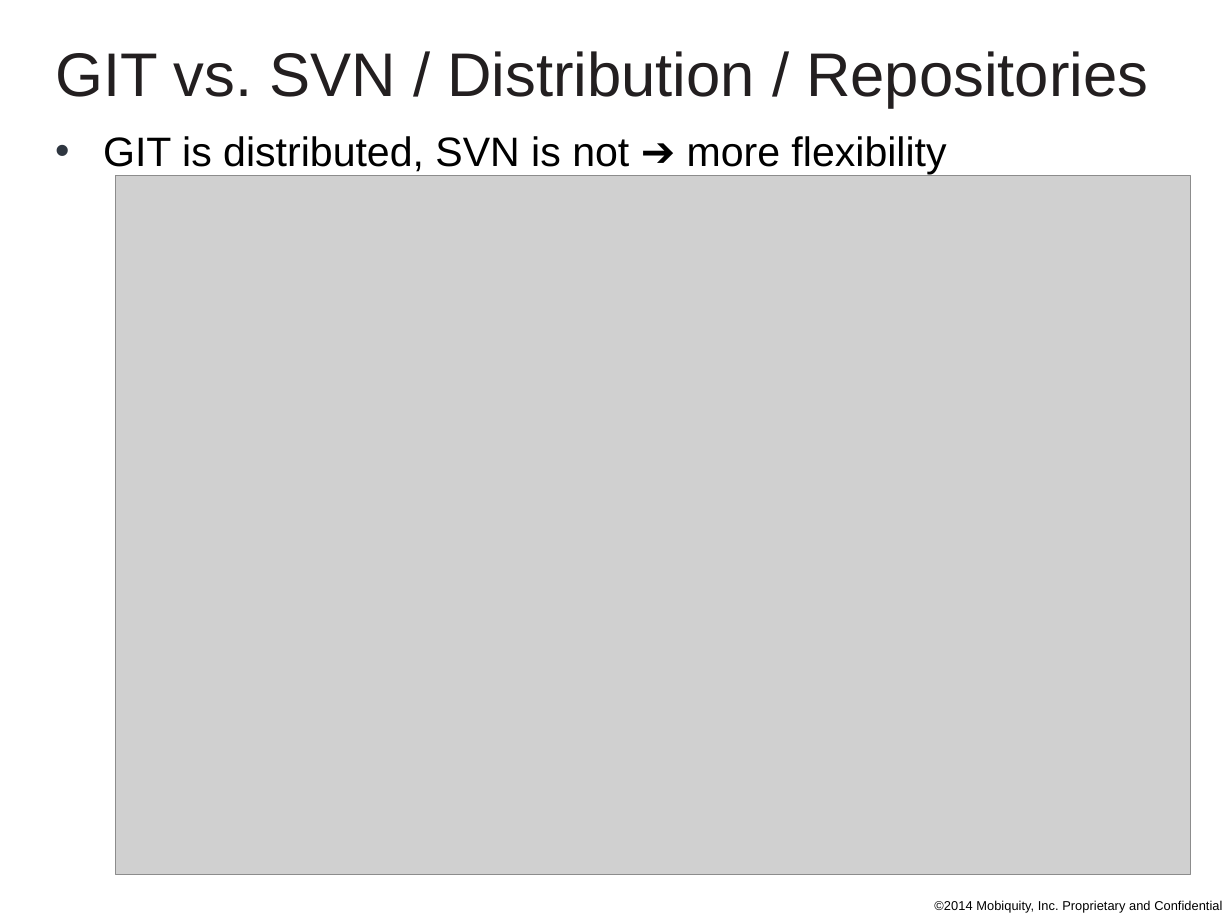
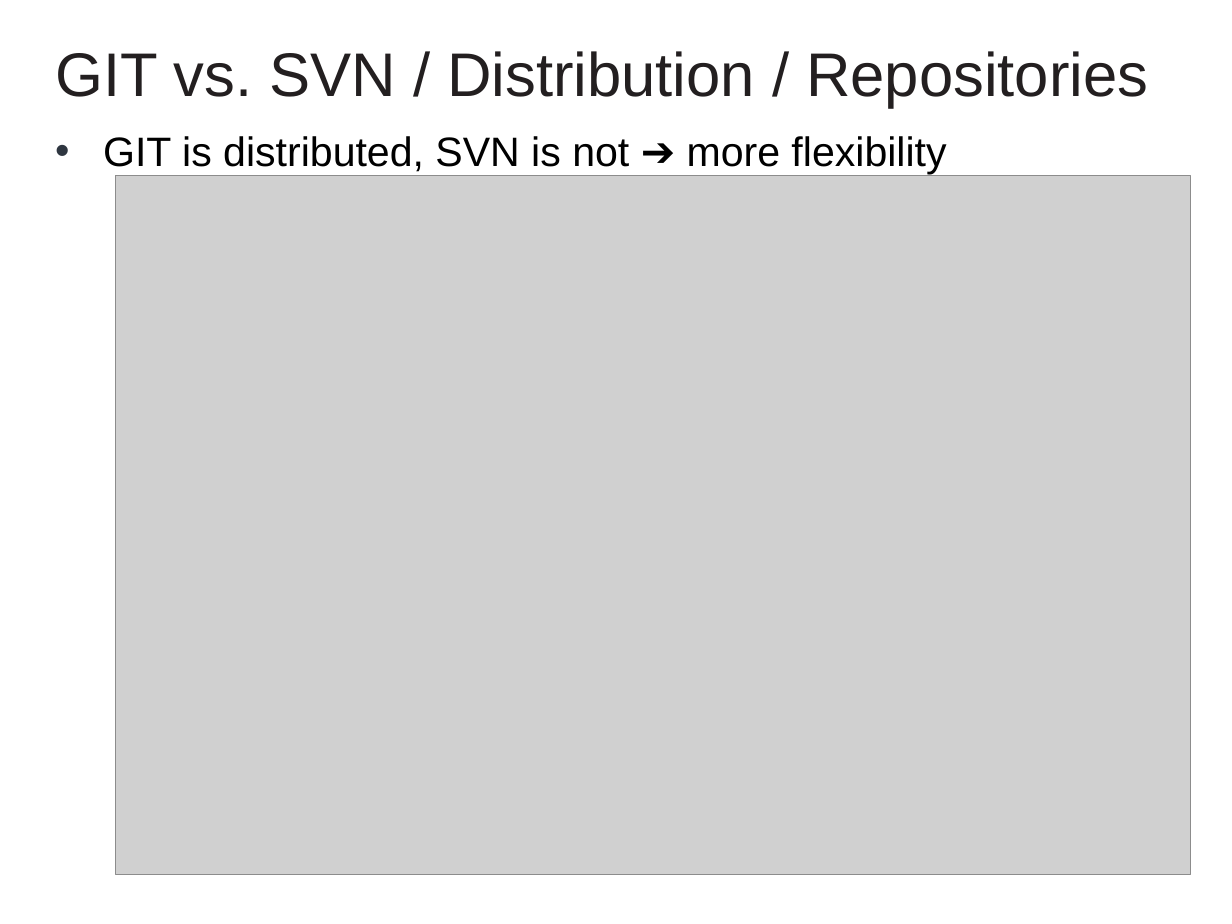
Before and after one commit to cvmocanu/git-presentation, a slide deck: slide 4 of GIT Presentation.pptx. Drawn at 1232x924 pixels with LibreOffice and Linux fonts; fonts in the diff are those of the drawing; grey boxes stand for pictures; background and template pictures are left out. Boxes give left, top, right and bottom in pixels: in the first picture for what was removed or moved away, otherwise in the second. Text is boxed around its words. In the diff, an @@ line names an element or a change of style, - is before the commit and + after.

```diff
--- a/GIT Presentation.pptx
+++ b/GIT Presentation.pptx
@@ text removed at box(934, 900, 1222, 913) @@
-©2014 Mobiquity, Inc. Proprietary and Confidential
```
Also in this commit, not shown: 3 other slides changed, 10 slides added, 8 other files.
